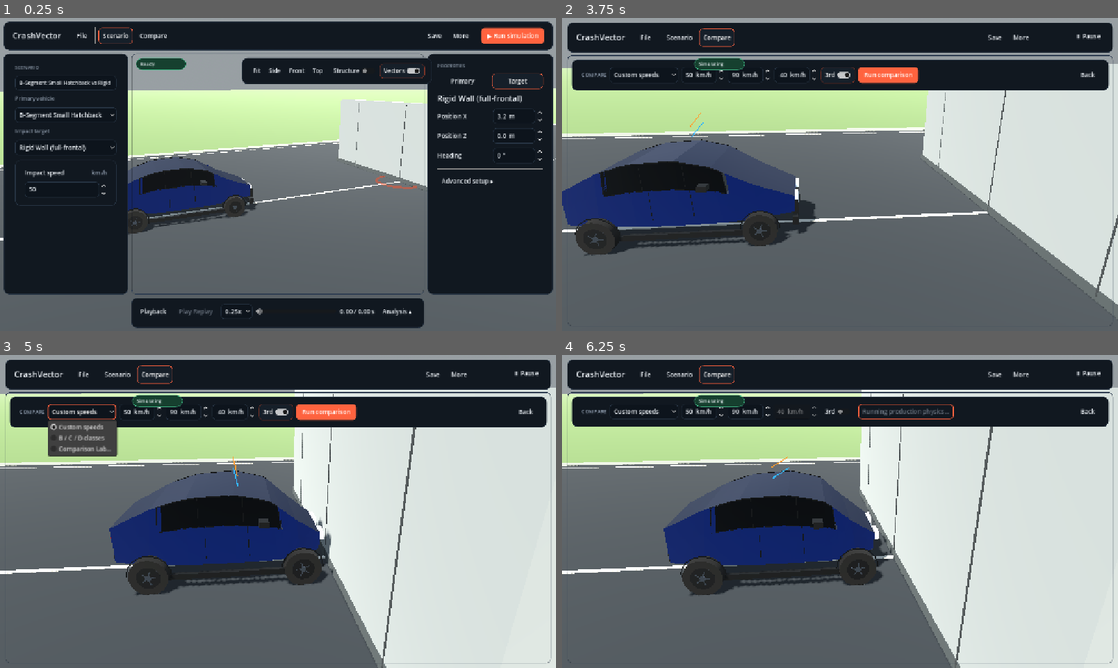
Above: before the commit, frames 1-4 (two rows, left to right).
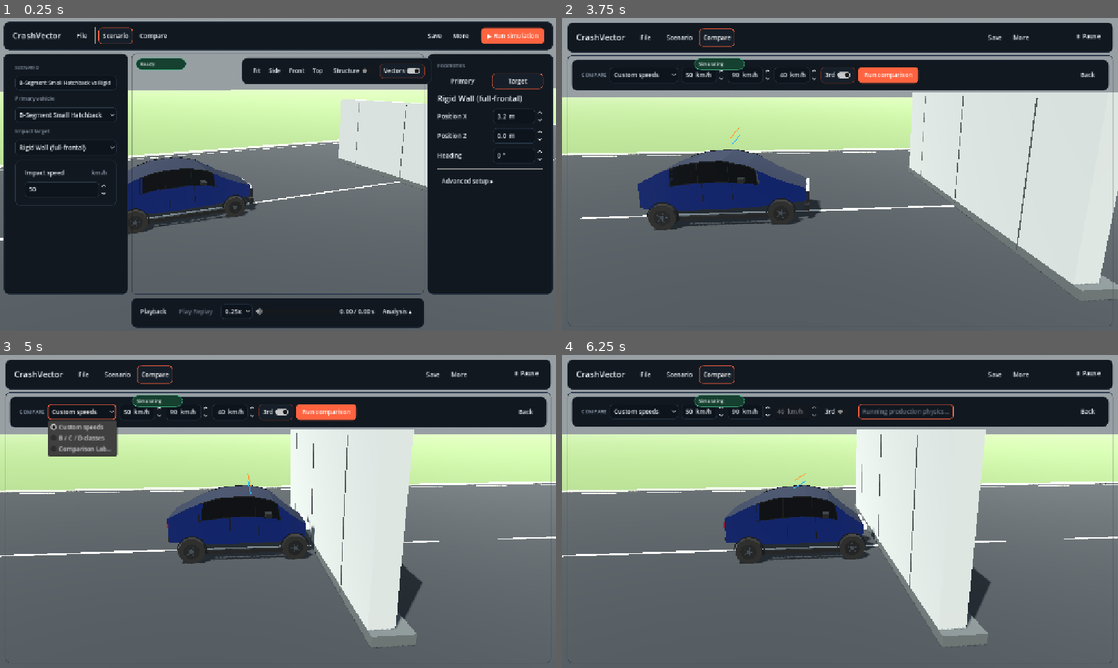
Above: after the commit, the same moments.

Repository: ArrowSK/crashvector
Game: Godot game, scene res://app/main.tscn
Same seed, same stepped clock (60 frames per second), same inputs: the game is played once before the commit and once after it.
Inputs:
- Up to frame 1 (0.25 s): no input
- Up to frame 2 (3.75 s): click "File" at 0.5 s; click "Scenario" at 1.25 s; click "Compare" at 2 s; click "More" at 2.75 s; click "▶ Run simulation" at 3.5 s
- Up to frame 3 (5 s): click "Custom speeds" at 4.25 s
- Up to frame 4 (6.25 s): click "3rd" at 5 s; click "Run comparison" at 5.75 s

The runs differ from the first frame. In frame 1, less than 0.1% of the frame differs, in the area x 67-75%, y 50-55%; in frame 2, 19%; in frame 3, 40%, in the area x 0-100%, y 10-100%; in frame 4, 39%.

Commit message:
fix: anchor wheels and widen crash framing

Diff:
--- a/project.godot
+++ b/project.godot
@@ -2,7 +2,7 @@
 
 [application]
 config/name="CrashVector"
-config/version="0.9.0-beta.3"
+config/version="0.9.0-beta.4"
 run/main_scene="res://app/main.tscn"
 config/features=PackedStringArray("4.4")
 config/icon="res://assets/branding/crashvector-icon.svg"
--- a/src/demo/crash_demo_m16_1.gd
+++ b/src/demo/crash_demo_m16_1.gd
@@ -139,12 +139,10 @@
 func _update_selection_ring() -> void:
 	if m10_selection_ring == null:
 		return
-	if simulation_running or comparison_active or _m161_has_replay():
-		m10_selection_ring.visible = false
-		return
-	super._update_selection_ring()
-	# Keep the edit affordance useful without letting it dominate the scene.
-	m10_selection_ring.scale *= 0.72
+	# Selection is already explicit in the Properties tabs. A world-space ring
+	# reads as an unexplained orange object in screenshots and replay, so keep
+	# the viewport free of editor-only scene decoration.
+	m10_selection_ring.visible = false
 
 func _m161_has_replay() -> bool:
 	return replay_recorder != null and replay_recorder.recording != null and replay_recorder.recording.has_frames()
@@ -165,7 +163,9 @@
 		return
 	var bounds := _m161_horizontal_bounds()
 	var center_x := (bounds.x + bounds.y) * 0.5
-	var span_x := maxf(bounds.y - bounds.x, 4.5)
+	# Keep a full passenger car plus its target inside the safe viewport region.
+	# The earlier 4.5 m minimum visibly cropped the wheels/body.
+	var span_x := maxf(bounds.y - bounds.x, 7.6)
 	var primary_center := _m161_primary_center()
 	var target_center := _m161_target_center()
 	var center_z := (primary_center.z + target_center.z) * 0.5
@@ -178,7 +178,7 @@
 	var vertical_fov := deg_to_rad(camera.fov)
 	var horizontal_fov := 2.0 * atan(tan(vertical_fov * 0.5) * aspect)
 	var distance := (span_x * 0.5) / maxf(tan(horizontal_fov * 0.5) * 0.70, 0.10)
-	distance = clampf(distance, 5.4, 24.0)
+	distance = clampf(distance, 8.6, 24.0)
 
 	if three_quarter:
 		camera.position = Vector3(
--- a/src/demo/crash_demo_m16_2.gd
+++ b/src/demo/crash_demo_m16_2.gd
@@ -233,7 +233,9 @@
 	var target_extent := _m162_aftermath_target_extent()
 	var min_projection := minf(-2.0, minf(car_projection - primary_half * 0.78, target_projection - target_extent))
 	var max_projection := maxf(2.0, maxf(car_projection + primary_half * 0.78, target_projection + target_extent))
-	var span := clampf(max_projection - min_projection, 4.5, 9.4)
+	# Reserve enough horizontal space for the whole car, its wheels and nearby
+	# target. This avoids the close aftermath crop visible with barriers.
+	var span := clampf(max_projection - min_projection, 8.0, 11.5)
 	if scenario.target_type == ScenarioConfig.TARGET_TRUCK:
 		span = minf(span, 8.8)
 
@@ -244,7 +246,7 @@
 	var vertical_fov := deg_to_rad(camera.fov)
 	var horizontal_fov := 2.0 * atan(tan(vertical_fov * 0.5) * aspect)
 	var distance := (span * 0.5) / maxf(tan(horizontal_fov * 0.5) * 0.70, 0.10)
-	distance = clampf(distance, 5.4, 12.8)
+	distance = clampf(distance, 9.2, 14.8)
 	if scenario.target_type in [ScenarioConfig.TARGET_PEDESTRIAN, ScenarioConfig.TARGET_BICYCLE]:
 		distance = maxf(distance, 6.2)
 
@@ -315,7 +317,7 @@
 		aspect = maxf(m10_viewport_frame.size.x / m10_viewport_frame.size.y, 1.0)
 	camera.fov = 50.0
 	var horizontal_fov := 2.0 * atan(tan(deg_to_rad(camera.fov) * 0.5) * aspect)
-	var distance := clampf((span * 0.5) / maxf(tan(horizontal_fov * 0.5) * 0.72, 0.10), 6.0, 160.0)
+	var distance := clampf((span * 0.5) / maxf(tan(horizontal_fov * 0.5) * 0.72, 0.10), 9.0, 160.0)
 	camera.global_position = focus - forward * distance * 0.10 + Vector3.UP * clampf(distance * 0.22, 2.2, 16.0) + lateral * distance
 	camera.look_at(focus, Vector3.UP)
 
--- a/src/vehicles/kenney_vehicle_presentation_3d.gd
+++ b/src/vehicles/kenney_vehicle_presentation_3d.gd
@@ -32,12 +32,17 @@
 	if not active:
 		return
 	_tune_body_finish()
-	neutral_wheel_offsets.resize(wheel_nodes.size())
+	# Imported wheels are intentionally disabled because their nested mesh-space
+	# transform cannot be reconciled with the structural suspension anchors.
+	# Preserve four zero offsets for diagnostics while M16's existing rig owns
+	# every visible wheel from the authoritative anchors.
+	neutral_wheel_offsets.resize(host.wheel_groups.size())
 	for index in range(neutral_wheel_offsets.size()):
 		neutral_wheel_offsets[index] = Vector3.ZERO
-	source_wheel_alignment_complete = _capture_and_apply_source_wheel_alignment()
+	source_wheel_alignment_complete = false
 	set_meta("presentation_pristine_body", true)
 	set_meta("presentation_wheel_alignment", source_wheel_alignment_complete)
+	set_meta("presentation_wheel_mode", "structural-anchor")
 	set_meta("presentation_body_finish", "technical_satin")
 
 func _tune_body_finish() -> void:
--- a/src/vehicles/kenney_vehicle_skin_3d.gd
+++ b/src/vehicles/kenney_vehicle_skin_3d.gd
@@ -36,6 +36,12 @@
 var wheel_nodes: Array[Node3D] = []
 var last_paint := Color(-1.0, -1.0, -1.0, -1.0)
 
+# The supplied wheel asset contains a mesh-space offset that cannot be removed
+# safely through the imported scene hierarchy. Use the established M16 wheel
+# rig instead: its roots are rebuilt from the structural suspension anchors on
+# every frame, so a wheel cannot visually drift from the car body.
+const USE_ANCHORED_PROCEDURAL_WHEELS := true
+
 # Neutral presentation state. These values are presentation-only and never feed
 # back into the rigid body, collision shapes or structural solver.
 var neutral_reference := Transform3D.IDENTITY
@@ -95,7 +101,8 @@
 	body_instance.name = "KenneyCarKitBody"
 	body_instance.set_meta("source_asset", body_asset_path)
 	add_child(body_instance)
-	_install_wheels()
+	if not USE_ANCHORED_PROCEDURAL_WHEELS:
+		_install_wheels()
 	active = true
 	set_meta("presentation_asset_source", "Kenney Car Kit 3.1")
 	set_meta("presentation_asset_path", body_asset_path)
--- a/tests/kenney_car_kit_visuals.gd
+++ b/tests/kenney_car_kit_visuals.gd
@@ -47,15 +47,18 @@
 	if visual.body_instance.visible or visual.glass_instance.visible or visual.trim_instance.visible:
 		_fail("Procedural passenger-car body remained visible below the Kenney replacement")
 		return
-	if skin.wheel_nodes.size() != visual.wheel_groups.size() or skin.wheel_nodes.size() != 4:
-		_fail("Kenney wheel package did not replace all four passenger-car wheels")
-		return
-	for index in range(skin.wheel_nodes.size()):
-		if skin.wheel_nodes[index].get_parent() != visual.wheel_groups[index]:
-			_fail("Kenney wheel is not attached to the authoritative wheel anchor group")
-			return
-		if skin.wheel_nodes[index].position.length() > KenneyVehiclePresentation3D.MAX_WHEEL_ALIGNMENT_OFFSET_M + 0.001:
-			_fail("Kenney wheel is visibly detached from its authoritative suspension anchor")
+	if not skin.USE_ANCHORED_PROCEDURAL_WHEELS or not skin.wheel_nodes.is_empty():
+		_fail("Production skin must use the anchor-driven wheel rig instead of the offset imported wheel scene")
+		return
+	if String(skin.get_meta("presentation_wheel_mode", "")) != "structural-anchor":
+		_fail("Production skin did not declare structural-anchor wheel presentation")
+		return
+	if visual.wheel_tires.size() != 4 or visual.wheel_rims.size() != 4 or visual.wheel_hubs.size() != 4:
+		_fail("Anchor-driven passenger-car wheel rig is incomplete")
+		return
+	for index in range(visual.wheel_groups.size()):
+		if not visual.wheel_tires[index].visible or not visual.wheel_rims[index].visible or not visual.wheel_hubs[index].visible:
+			_fail("Anchor-driven passenger-car wheel is hidden at index %d" % index)
 			return
 	if vehicle.front_bumper != null and vehicle.front_bumper.visible:
 		_fail("Legacy front-bumper helper remained visible beside the complete vehicle skin")
--- a/tests/m16_1_visual_polish.gd
+++ b/tests/m16_1_visual_polish.gd
@@ -142,8 +142,15 @@
 	var scenario: ScenarioConfig = instance.get("scenario")
 	var midpoint := (scenario.car_position_m + scenario.target_position_m) * 0.5
 	var camera_distance := camera.global_position.distance_to(midpoint + Vector3(0.0, 0.92, 0.0))
-	if camera_distance >= 17.0 or camera_distance <= 4.0:
+	if camera_distance >= 17.0 or camera_distance <= 7.0:
 		_fail("M16.1 camera framing is still implausibly wide/tight: %.2f m" % camera_distance)
+		return
+
+	instance.call("_update_selection_ring")
+	await process_frame
+	var setup_ring := instance.get("m10_selection_ring") as MeshInstance3D
+	if setup_ring == null or setup_ring.visible:
+		_fail("M16.1 leaves an editor-only selection ring in the scenario viewport")
 		return
 
 	# Reproduce the orange-oval bug without running a full crash: any completed
--- a/tests/m9_updater.gd
+++ b/tests/m9_updater.gd
@@ -22,7 +22,7 @@
 
 func _test_canonical_version() -> void:
 	var version := String(ProjectSettings.get_setting("application/config/version", ""))
-	_expect(version == "0.9.0-beta.3", "Canonical application version should be 0.9.0-beta.3")
+	_expect(version == "0.9.0-beta.4", "Canonical application version should be 0.9.0-beta.4")
 	_expect(SemanticVersion.parse(version).valid, "Canonical application version must be valid semantic version")
 
 func _test_semantic_versions() -> void:
@@ -40,6 +40,7 @@
 	_expect(SemanticVersion.should_offer("0.8.0-beta.3", "0.9.0-beta.2"), "verified M18 beta should accept the M19-M22 public beta")
 	_expect(SemanticVersion.should_offer("0.9.0-beta.1", "0.9.0-beta.2"), "M19-M22 beta.1 should accept the portable-checksum beta.2")
 	_expect(SemanticVersion.should_offer("0.9.0-beta.2", "0.9.0-beta.3"), "M22 beta.2 should accept the M23 corrective beta.3")
+	_expect(SemanticVersion.should_offer("0.9.0-beta.3", "0.9.0-beta.4"), "M23 beta.3 should accept the wheel and camera corrective beta.4")
 	_expect(not SemanticVersion.should_offer("0.1.0", "0.2.0-beta.1"), "stable channel should not silently move to prerelease")
 
 func _test_release_selection() -> void:
--- a/tests/presentation_visual_snapshot.gd
+++ b/tests/presentation_visual_snapshot.gd
@@ -78,8 +78,14 @@
 				if wheel_offset.length() > KenneyVehiclePresentation3D.MAX_WHEEL_ALIGNMENT_OFFSET_M + 0.001:
 					failures.append("%s: a presentation wheel drifted from its suspension anchor" % String(preset_id))
 					break
-		if visual.kenney_skin.wheel_nodes.size() != 4:
-			failures.append("%s: expected four Kenney presentation wheels" % String(preset_id))
+		if not visual.kenney_skin.USE_ANCHORED_PROCEDURAL_WHEELS or not visual.kenney_skin.wheel_nodes.is_empty():
+			failures.append("%s: imported wheel scene bypassed the anchor-driven production rig" % String(preset_id))
+		if String(visual.kenney_skin.get_meta("presentation_wheel_mode", "")) != "structural-anchor":
+			failures.append("%s: structural-anchor wheel presentation metadata is missing" % String(preset_id))
+		for index in range(visual.wheel_tires.size()):
+			if not visual.wheel_tires[index].visible or not visual.wheel_rims[index].visible or not visual.wheel_hubs[index].visible:
+				failures.append("%s: anchor-driven wheel %d is not visible" % [String(preset_id), index])
+				break
 		if not bool(visual.kenney_skin.get_meta("presentation_pristine_body", false)):
 			failures.append("%s: pristine-body presentation contract metadata missing" % String(preset_id))
 		_verify_body_finish(visual.kenney_skin, preset_id)
Not shown, changed: README.md
Not shown, changed: docs/ARCHITECTURE.md
Not shown, changed: docs/CI_AND_RELEASE.md
Not shown, changed: docs/DISTRIBUTION.md
Not shown, changed: docs/M22_CYCLIST_MOVING_PEDESTRIAN.md
Not shown, changed: docs/PHYSICS.md
Not shown, changed: docs/ROADMAP.md
Not shown, changed: docs/SCENARIO_FORMAT.md
Not shown, added: docs/releases/0.9.0-beta.4.md
